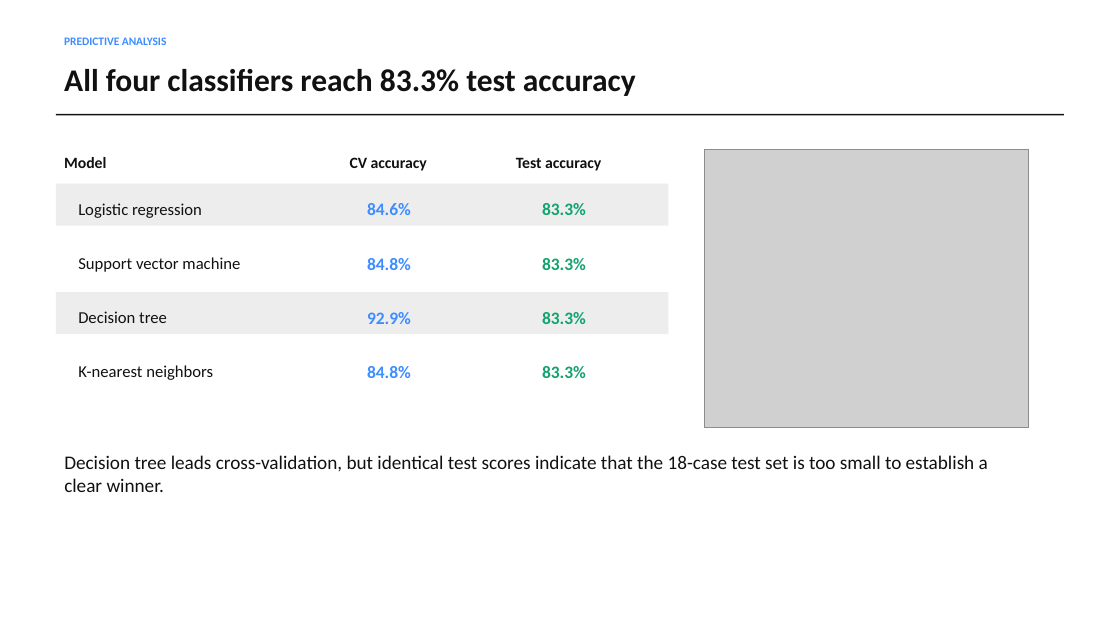
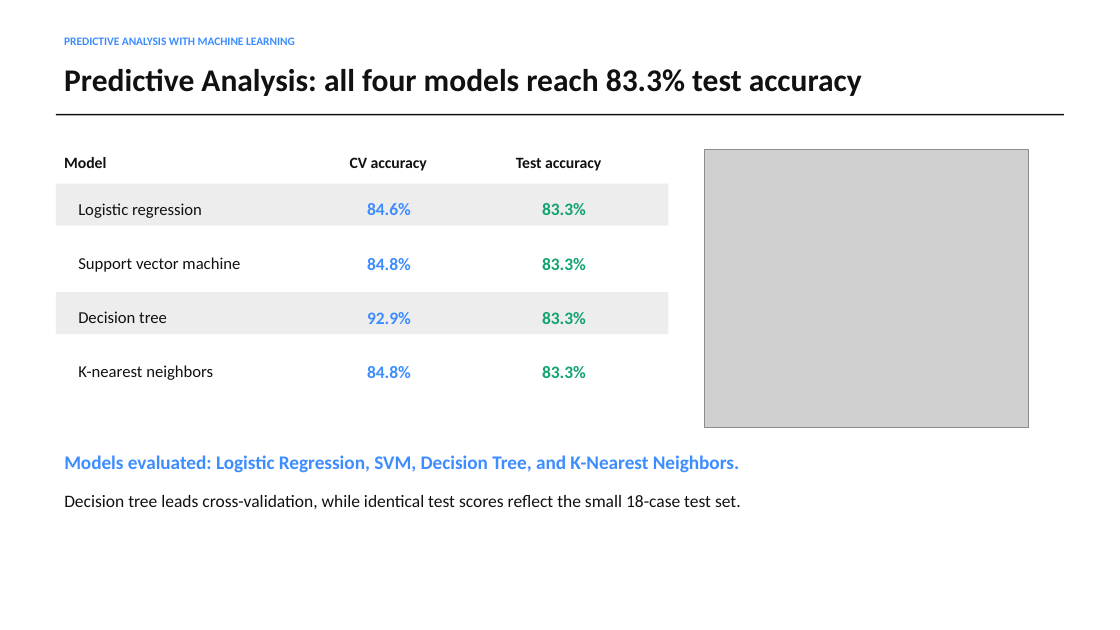
Before and after one commit to TristinWen/spacex-falcon9-landing-prediction, a slide deck: slide 14 of final-deliverables/SpaceX_Falcon9_Final_Presentation.pptx (slide 11 before the commit). Drawn at 1120x630 pixels with LibreOffice and Linux fonts; fonts in the diff are those of the drawing; grey boxes stand for pictures. Boxes give left, top, right and bottom in pixels: in the first picture for what was removed or moved away, otherwise in the second. Text is boxed around its words. In the diff, an @@ line names an element or a change of style, - is before the commit and + after.

```diff
--- a/final-deliverables/SpaceX_Falcon9_Final_Presentation.pptx
+++ b/final-deliverables/SpaceX_Falcon9_Final_Presentation.pptx
@@ text at [64,37,295,45]: text changed @@
-PREDICTIVE ANALYSIS
+PREDICTIVE ANALYSIS WITH MACHINE LEARNING
@@ text at [64,69,862,96]: text changed @@
-All four classifiers reach 83.3% test accuracy
+Predictive Analysis: all four models reach 83.3% test accuracy
@@ text added at [64,455,739,473], 16.5 pt, text #3D8DFF, bold @@
+Models evaluated: Logistic Regression, SVM, Decision Tree, and K-Nearest Neighbors.
@@ text at [64,495,741,509]: text changed; size 16.5 to 15 pt @@
-Decision tree leads cross-validation, but identical test scores indicate that the 18-case test set is too small to establish a clear winner.
+Decision tree leads cross-validation, while identical test scores reflect the small 18-case test set.
```
Also in this commit, not shown: 5 other slides changed, 7 slides added, 3 slides removed, 1 other file.
